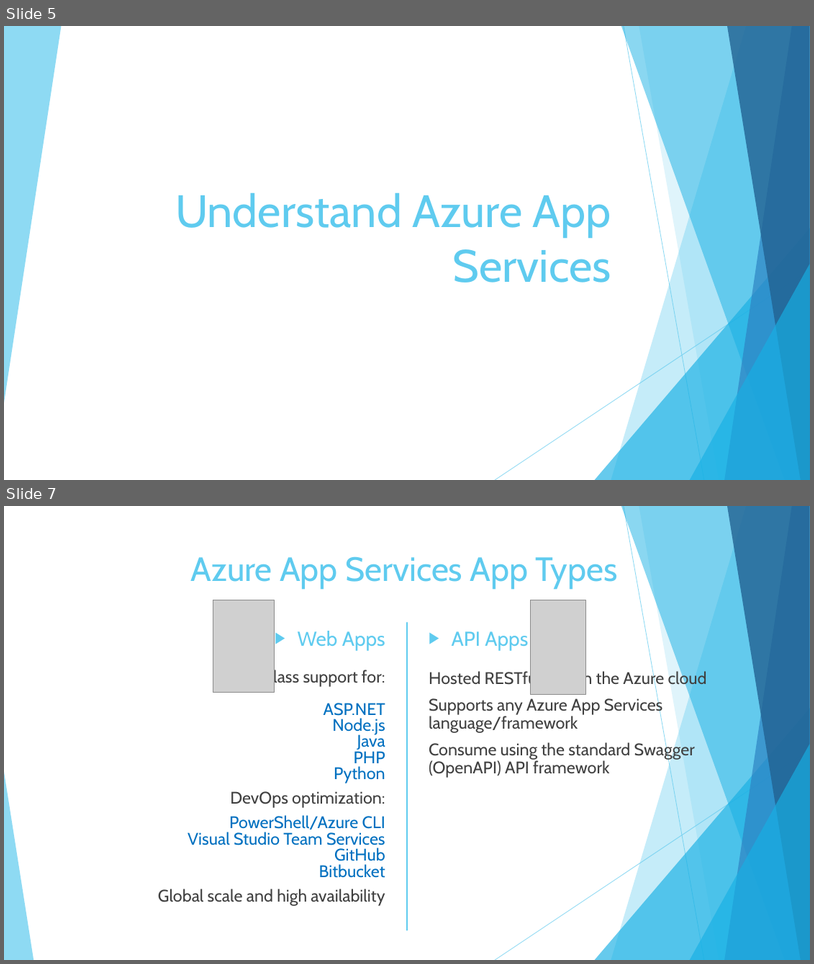
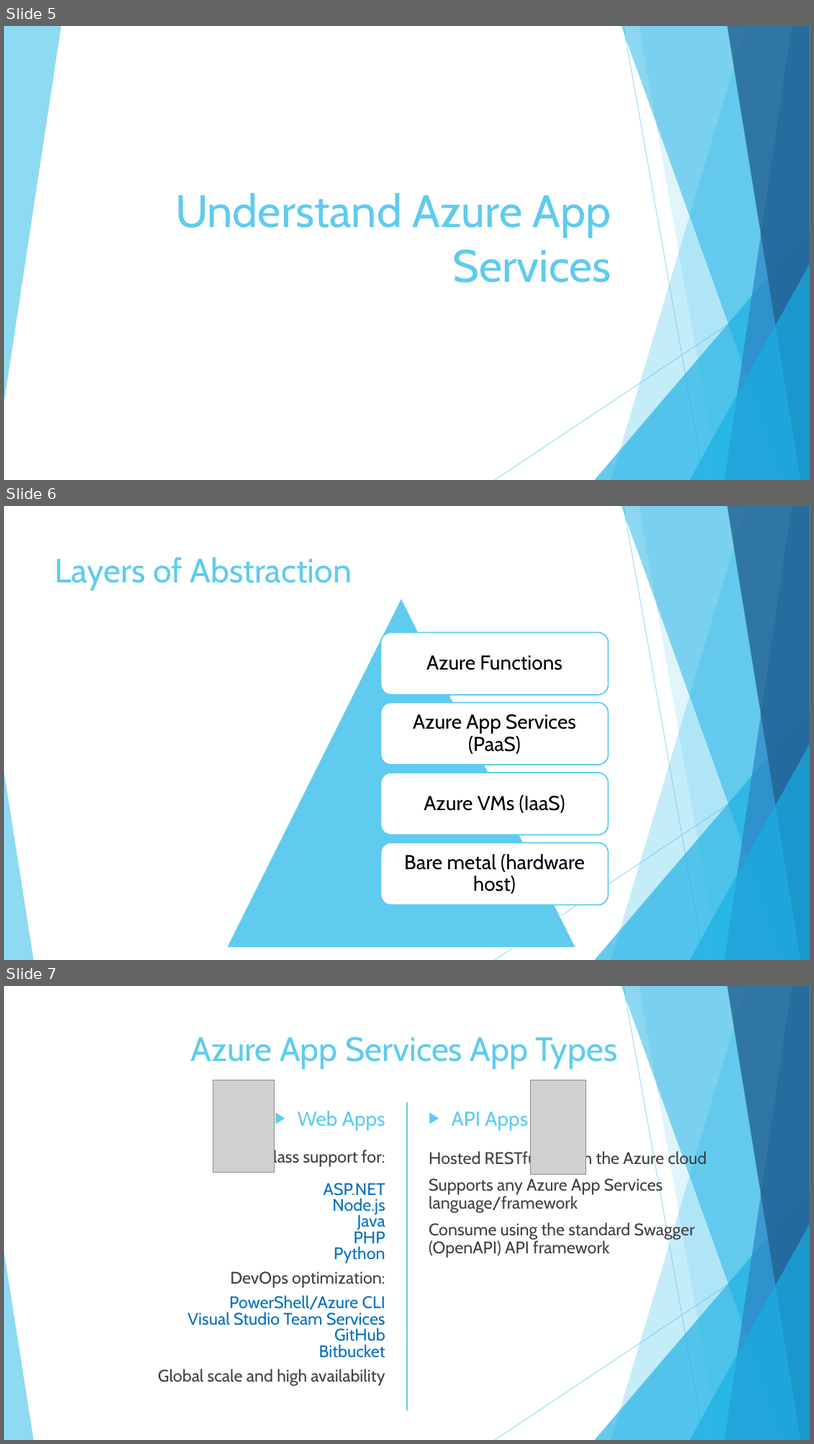
Before and after one commit to timothywarner/webapp, a slide deck: warner-manage-azure-webapps.pptx. Shown one above the other, each under a label of ours: slides 5 and 7 before the commit, slides 5, 6 and 7 after it; the slides between them are not shown. The pictures are 814x964 and 814x1444 pixels, drawn with LibreOffice and Linux fonts; fonts in the diff are those of the drawing; grey boxes stand for pictures; background and template pictures are left out. Boxes give left, top, right and bottom in pixels: in the first picture for what was removed or moved away, otherwise in the second. Text is boxed around its words. In the diff, an @@ line names an element or a change of style, - is before the commit and + after.

```diff
--- a/warner-manage-azure-webapps.pptx
+++ b/warner-manage-azure-webapps.pptx
@@ slide 6 added at (x1=4, y1=506, x2=810, y2=960), background #FFFFFF; not listed: 10 template elements that a slide beside it also shows @@
@@ title added at (x1=55, y1=557, x2=352, y2=591), 40 pt, text #5FCBEF @@
+Layers of Abstraction
@@ triangle added at (x1=226, y1=597, x2=577, y2=947), fill #5FCBEF, outline #FFFFFF 1.5 pt @@
@@ freeform shape added at (x1=381, y1=633, x2=608, y2=695), fill #FFFFFF at 90% opacity, outline #5FCBEF 1.5 pt, 24 pt, text #000000 @@
+Azure Functions
@@ freeform shape added at (x1=381, y1=703, x2=608, y2=765), fill #FFFFFF at 90% opacity, outline #5FCBEF 1.5 pt, 24 pt, text #000000 @@
+Azure App Services (PaaS)
@@ freeform shape added at (x1=381, y1=772, x2=608, y2=834), fill #FFFFFF at 90% opacity, outline #5FCBEF 1.5 pt, 24 pt, text #000000 @@
+Azure VMs (IaaS)
@@ freeform shape added at (x1=381, y1=842, x2=608, y2=905), fill #FFFFFF at 90% opacity, outline #5FCBEF 1.5 pt, 24 pt, text #000000 @@
+Bare metal (hardware host)
```
Also in this commit, not shown: 2 slides changed, 1 other slide added, 1 slide removed, 2 other files.
